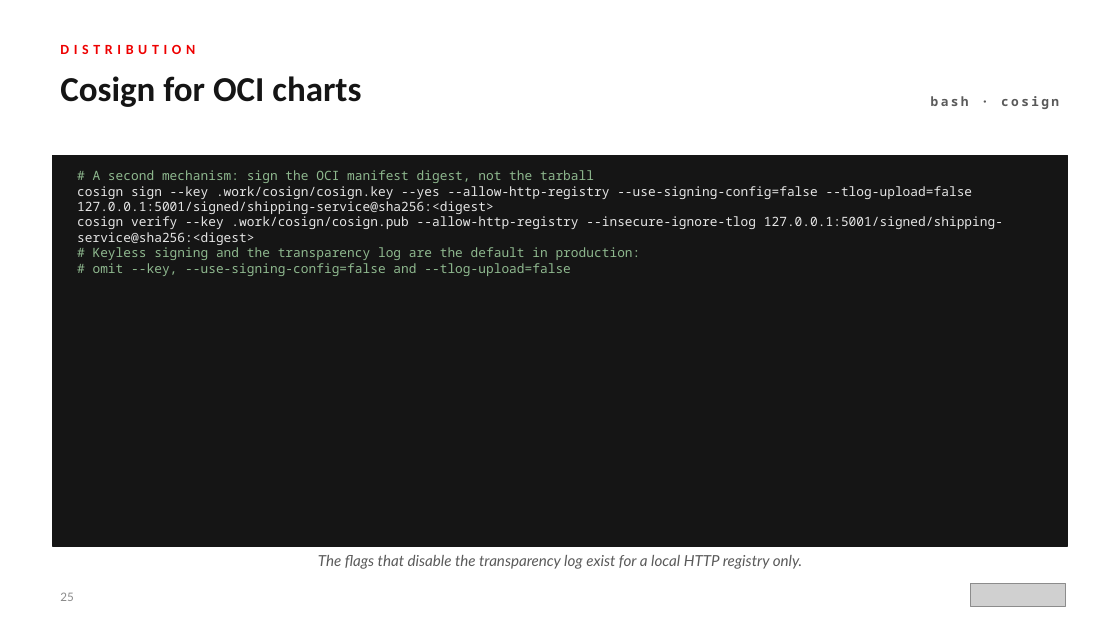
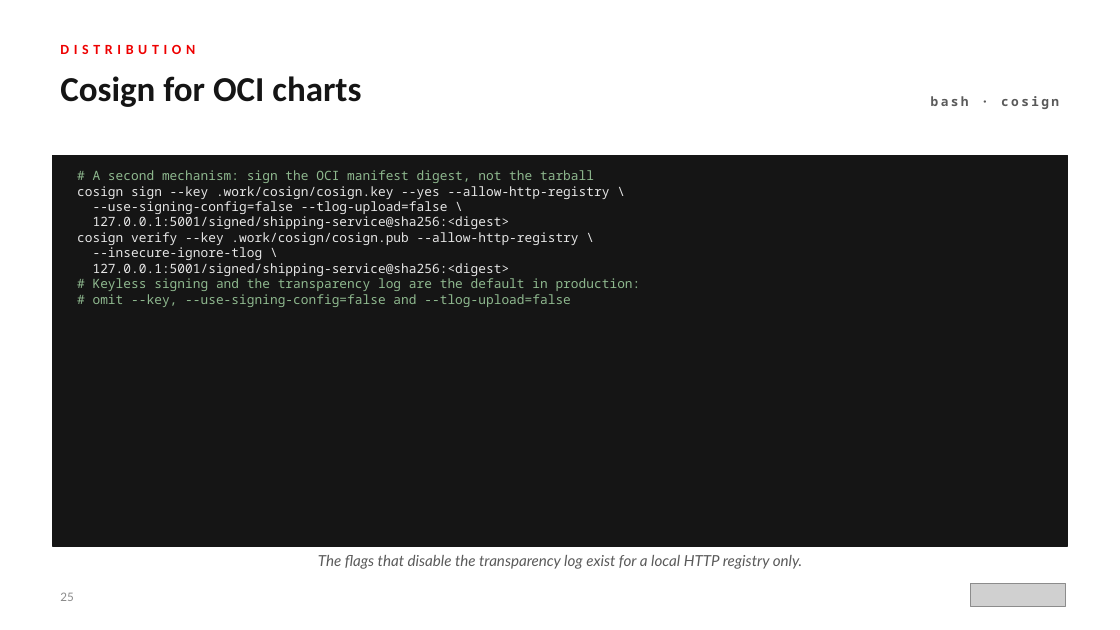
Before and after one commit to patterncatalyst/helm-for-developers, a slide deck: slide 25 of presentation/helm-201/Helm-201-r1.0.pptx. Drawn at 1120x630 pixels with LibreOffice and Linux fonts; fonts in the diff are those of the drawing; grey boxes stand for pictures. Boxes give left, top, right and bottom in pixels: in the first picture for what was removed or moved away, otherwise in the second. Text is boxed around its words. In the diff, an @@ line names an element or a change of style, - is before the commit and + after.

Commit message:
fix(r1.0): align SSA, force-replace, take-ownership, server dry-run wording; podman push; deck polish; reconciliation plan

```diff
--- a/presentation/helm-201/Helm-201-r1.0.pptx
+++ b/presentation/helm-201/Helm-201-r1.0.pptx
@@ text at box(77, 170, 641, 307): text changed @@
-# A second mechanism: sign the OCI manifest digest, not the tarball
-cosign sign --key .work/cosign/cosign.key --yes --allow-http-registry --use-signing-config=false --tlog-upload=false 127.0.0.1:5001/signed/shipping-service@sha256:<digest>
-cosign verify --key .work/cosign/cosign.pub --allow-http-registry --insecure-ignore-tlog 127.0.0.1:5001/signed/shipping-service@sha256:<digest>
-# Keyless signing and the transparency log are the default in production:
-# omit --key, --use-signing-config=false and --tlog-upload=false
+# A second mechanism: sign the OCI manifest digest, not the tarball
+cosign sign --key .work/cosign/cosign.key --yes --allow-http-registry \
+--use-signing-config=false --tlog-upload=false \
+127.0.0.1:5001/signed/shipping-service@sha256:<digest>
+cosign verify --key .work/cosign/cosign.pub --allow-http-registry \
+--insecure-ignore-tlog \
+127.0.0.1:5001/signed/shipping-service@sha256:<digest>
+# Keyless signing and the transparency log are the default in production:
+# omit --key, --use-signing-config=false and --tlog-upload=false
```
Also in this commit, not shown: 2 other slides changed, 44 other files.
